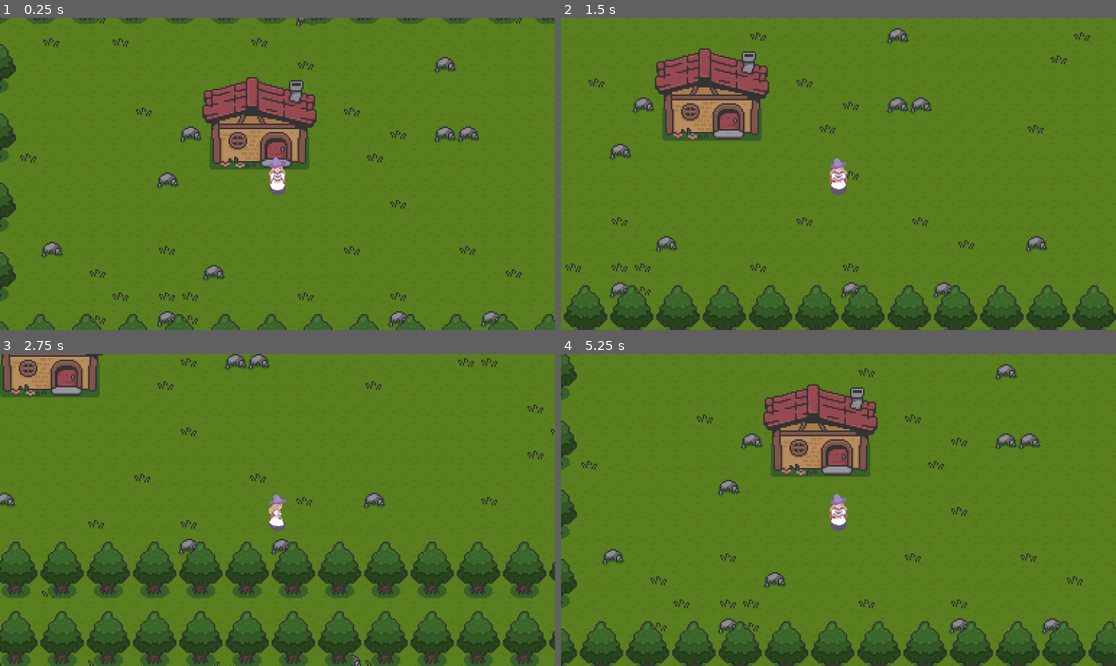
Above: before the commit, frames 1-4 (two rows, left to right).
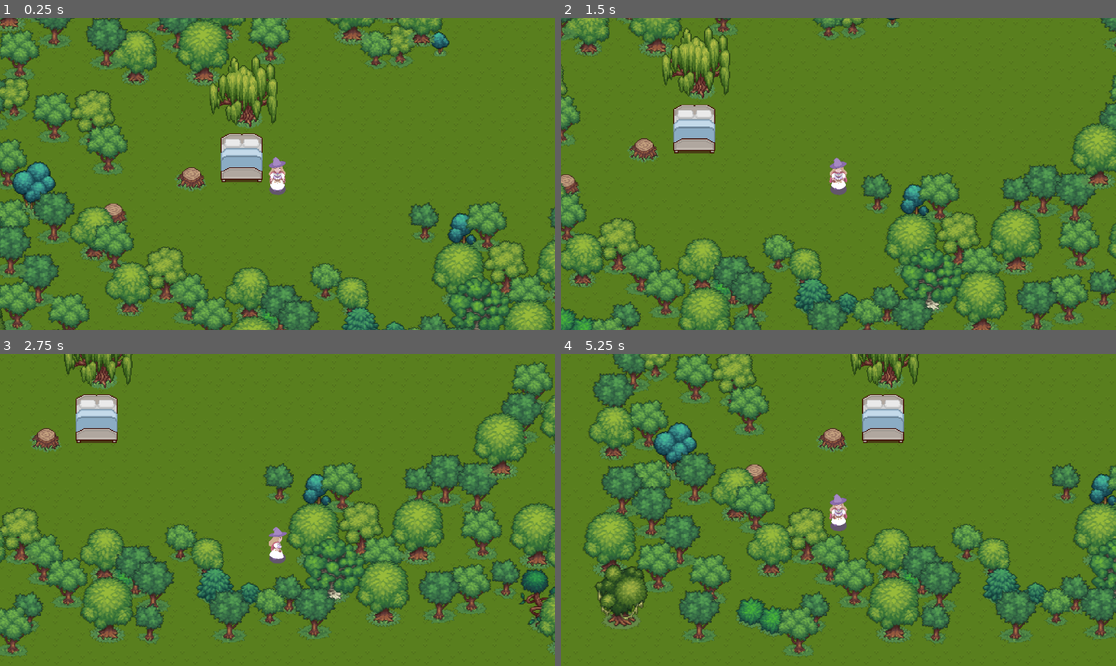
Above: after the commit, the same moments.

Repository: dmgdevelops/HGG-GameJam
Game: Godot game, scene res://Scenes/Stages/DreamWorldSpawn.tscn
Two runs of this game, one before a commit and one after it. Both use one fixed random seed, a clock stepped at 60 frames per second and the inputs below. Before the commit the project starts from res://Scenes/Stages/dream_world_forest_start.tscn.
Inputs:
- Up to frame 1 (0.25 s): no input
- Up to frame 2 (1.5 s): tap Enter at 0.5 s; hold Right (ui_right) 0.53-1.28 s; hold Down (ui_down) from 1.28 s (still down)
- Up to frame 3 (2.75 s): release Down (ui_down) at 2.03 s; hold Right (ui_right) from 2.03 s (still down)
- Up to frame 4 (5.25 s): release Right (ui_right) at 2.78 s; hold Up (ui_up) 2.78-3.53 s; hold Left (ui_left) 3.53-5.03 s; hold Down (ui_down) from 5.03 s (still down)

The runs differ from the first frame. In frame 1, 40% of the frame differs, in the area x 0-100%, y 0-100%; in frame 2, 39%; in frame 3, 46%; in frame 4, 48%.

Commit message:
Update project.godot
changed start scene

Diff:
--- a/project.godot
+++ b/project.godot
@@ -11,7 +11,7 @@
 [application]
 
 config/name="Godot Proj"
-run/main_scene="uid://dc86nmxxx1ran"
+run/main_scene="uid://bqva0g22rhsyd"
 config/features=PackedStringArray("4.4", "GL Compatibility")
 config/icon="res://icon.svg"
 
